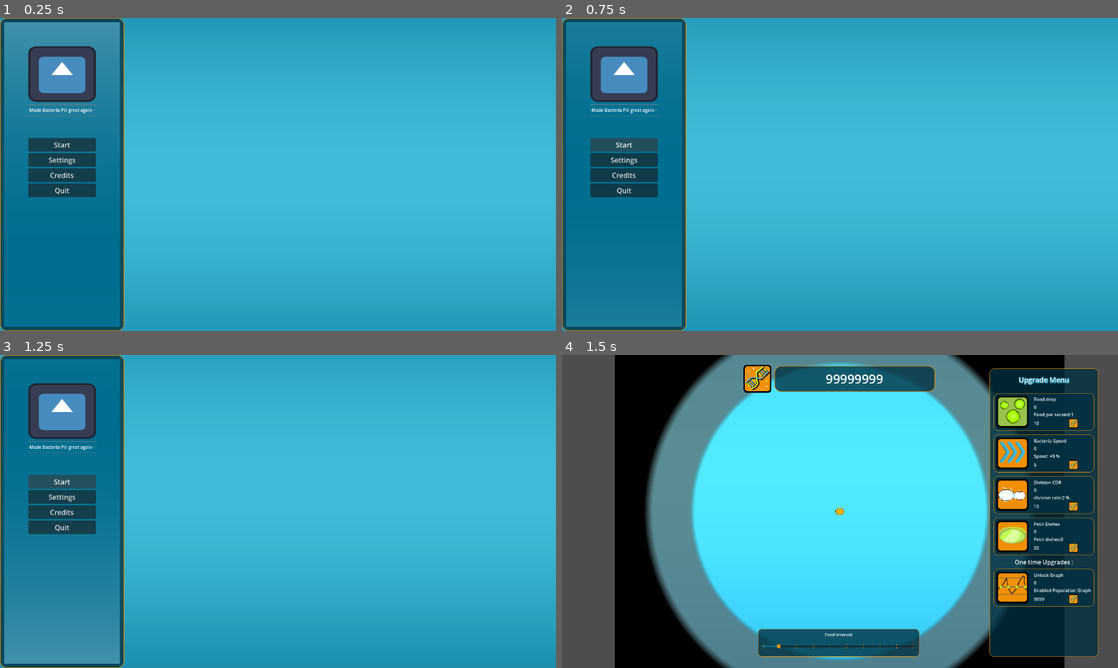
Above: before the commit, frames 1-4 (two rows, left to right).
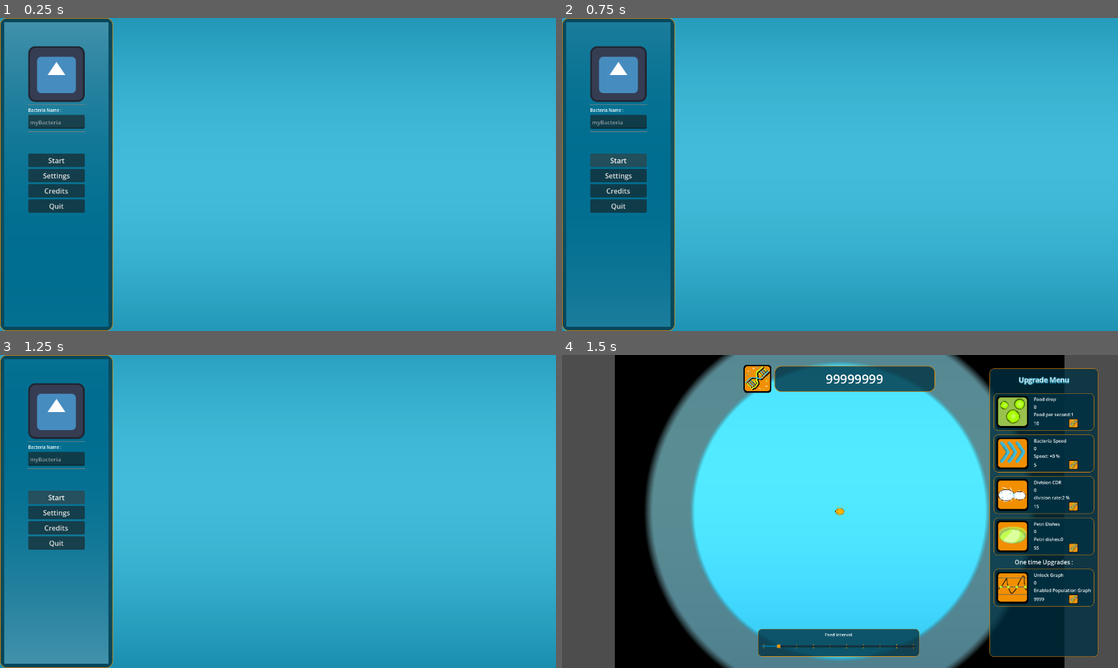
Above: after the commit, the same moments.

Repository: MisterIXI/chili-code-jam-4
Game: Godot game, scene res://entities/ui/game_ui.tscn
The game is run twice, just before and just after one commit, with the same random seed, the same clock (stepped at 60 frames per second) and the same inputs. The project has no main scene, so this scene is started directly. The engine's default icon, where the game draws it, is replaced by a stand-in: a white triangle on a blue panel in a dark square.
Inputs:
- Up to frame 1 (0.25 s): no input
- Up to frame 2 (0.75 s): click "Start" at 0.5 s
- Up to frame 3 (1.25 s): no input
- Up to frame 4 (1.5 s): click "Start" at 1.25 s

The runs differ from the first frame. In frame 1, 5.6% of the frame differs, in the area x 5-23%, y 0-100%; in frame 2, 5.7%; in frame 3, 5.6%; in frame 4, nothing differs.

Commit message:
bacteria_name

Diff:
--- a/autoload/game_data.gd
+++ b/autoload/game_data.gd
@@ -25,6 +25,7 @@
 var p_bacterias : float = 1.0
 var p_food_slider : float = 0.5
 var p_player_archived_game_goal : int =0
+var p_bacteria_name : String =""
 
 func reset_game_data() -> void:
     u_food_drop_max = 0
@@ -47,6 +48,7 @@
     p_bacterias  = 1.0
     p_food_slider  = 0.5
     p_player_archived_game_goal =0
+    p_bacteria_name =""
 
 static func num_to_scientific(value: float, decimal_count: int = 3) -> String:
     var is_negative = false
--- a/autoload/persistent_manager.gd
+++ b/autoload/persistent_manager.gd
@@ -1,4 +1,5 @@
 extends Node
+signal game_data_loaded()
 
 @onready var _timer : Timer = $Timer
 
@@ -44,7 +45,8 @@
         "total_bacterias_spawned" : GameData.p_total_bacterias_spawned,
         "bacterias" : GameData.p_bacterias,
         "food_slider" : GameData.p_food_slider,
-        "player_archived_game_goal" : GameData.p_player_archived_game_goal
+        "player_archived_game_goal" : GameData.p_player_archived_game_goal,
+        "bacteria_name" : GameData.p_bacteria_name
     }
 
     # Create a ConfigFile to save the data
@@ -99,7 +101,8 @@
         GameData.p_bacterias = saved_data.get("bacterias", 0.0)
         GameData.p_food_slider  = saved_data.get("food_slider", 0.0)
         GameData.p_player_archived_game_goal =saved_data.get("player_archived_game_goal", 0)
-
+        GameData.p_bacteria_name = saved_data.get("bacteria_name", "")
+        game_data_loaded.emit()
         print("Game data loaded successfully.")
     else:
         print("No saved data found in the save file.")
--- /dev/null
+++ b/entities/ui/bacteria_name.gd
@@ -0,0 +1,10 @@
+extends TextEdit
+
+func _init() -> void:
+	PersistentManager.game_data_loaded.connect(_on_set_bacteria_name)
+
+func _on_set_bacteria_name() ->void:
+	text = GameData.p_bacteria_name
+
+func _on_text_changed() -> void:
+	GameData.p_bacteria_name = text
--- a/entities/ui/game_ui.tscn
+++ b/entities/ui/game_ui.tscn
@@ -6,6 +6,7 @@
 [ext_resource type="Material" uid="uid://i7r7rm4i8ve8" path="res://shaders/shader_material_background.tres" id="2_7g2dv"]
 [ext_resource type="Shader" uid="uid://cibke4huika2y" path="res://shaders/background_color_wave.gdshader" id="4_t6hpy"]
 [ext_resource type="Texture2D" uid="uid://b6aioio1nq4k8" path="res://textures/ui/currency_dna.png" id="6_6wbph"]
+[ext_resource type="Script" uid="uid://6glbq5gpfljy" path="res://entities/ui/bacteria_name.gd" id="6_ci0l4"]
 [ext_resource type="Script" uid="uid://cxl1p3v14n1lf" path="res://entities/ui/dna_value.gd" id="7_6wbph"]
 [ext_resource type="Script" uid="uid://bi10p48krxa57" path="res://entities/ui/fps_counter.gd" id="8_3kqnw"]
 [ext_resource type="PackedScene" uid="uid://d1c8cg8ilnlx3" path="res://entities/ui/upgrade_button_base.tscn" id="8_6wbph"]
@@ -89,7 +90,14 @@
 [node name="Label" type="Label" parent="Menu/HBoxContainer/Button_Container/MarginContainer/VBoxContainer" unique_id=1791398860]
 layout_mode = 2
 theme_override_font_sizes/font_size = 10
-text = "-Made Bacteria Pili great again - "
+text = "Bacteria Name : "
+
+[node name="TextEdit" type="TextEdit" parent="Menu/HBoxContainer/Button_Container/MarginContainer/VBoxContainer" unique_id=2116596665]
+custom_minimum_size = Vector2(130, 32)
+layout_mode = 2
+theme_override_font_sizes/font_size = 13
+placeholder_text = "myBacteria"
+script = ExtResource("6_ci0l4")
 
 [node name="HSeparator2" type="HSeparator" parent="Menu/HBoxContainer/Button_Container/MarginContainer/VBoxContainer" unique_id=1378679493]
 layout_mode = 2
@@ -793,3 +801,5 @@
 text = "5555"
 script = ExtResource("8_3kqnw")
 debug_control = NodePath("../../../../..")
+
+[connection signal="text_changed" from="Menu/HBoxContainer/Button_Container/MarginContainer/VBoxContainer/TextEdit" to="Menu/HBoxContainer/Button_Container/MarginContainer/VBoxContainer/TextEdit" method="_on_text_changed"]
--- a/entities/upgrades/bacteria_division_cdr.gd
+++ b/entities/upgrades/bacteria_division_cdr.gd
@@ -10,5 +10,5 @@
 
 
 func get_effect_value_text()  ->String:
-    var _temp :String ="division rate:%d %%" % [upgrade_multiplier]
+    var _temp :String ="division rate:%d %%" % [int(upgrade_multiplier)]
     return _temp
Not shown, added: entities/ui/bacteria_name.gd.uid
